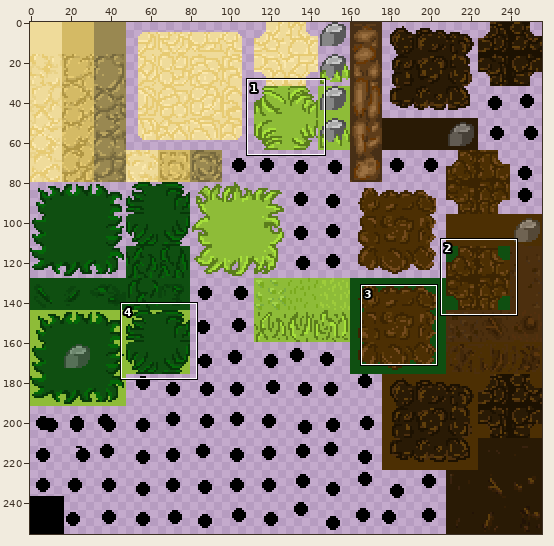
Sprite sheet: TheDarkFarm/Assets/Art/AM_Enviornment2_Tilemap_256x256.png. The first picture is a wide view before the edit; the outline marks the close-up.
Close-up. Earlier state:
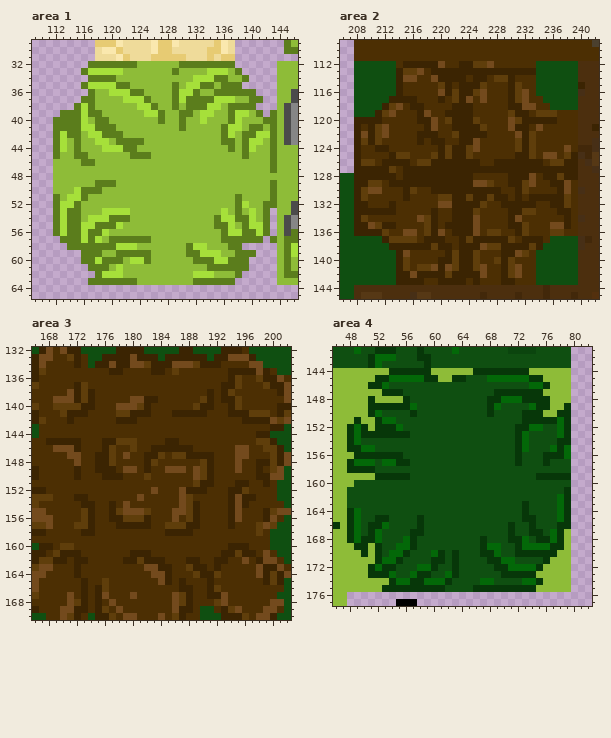
The file is 256x256 pixels. Colours within 5 levels of each other are drawn and written as one. Shown: area 1: x 109..146, y 29..65; area 2: x 206..242, y 109..145; area 3: x 166..202, y 132..170; area 4: x 46..82, y 141..177. The commit also changed other parts of the picture, which this record leaves out.
And afterwards:
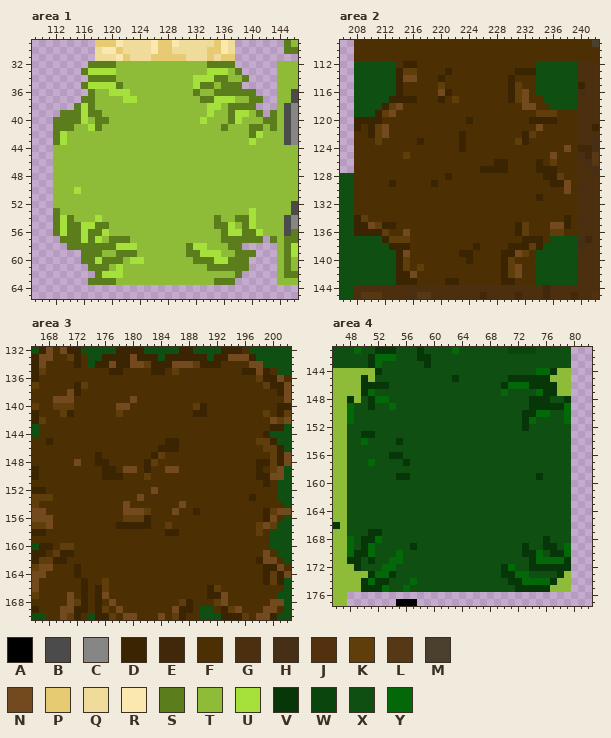
Palette (. is transparent): A #000000  B #4b4b4b  C #868686  D #3b2402  E #42280a  F #4c2f03  G #4c2f0e  H #472f16  J #53300e  K #5f3e0b  L #563815  M #4b402e  N #734a1d  P #e7cb73  Q #efdb9a  R #fae8ae  S #5b7d1c  T #8ebc38  U #a6e03a  V #073709  W #0b450e  X #0f4f11  Y #036808
From old to new:
Changed rows in their new state; - is an unchanged pixel.
Area 1:
first column x 112:
32 ---------TTT------TTTT----------
33 ---------T-------T--------------
35 ----------T------T-T------------
36 -----------TT----TTT------------
37 ------------TT---TTTT-----------
38 ------------TTT--T-TTT----------
39 -------------TTT--TT-T----------
40 ---------------T--T-------------
41 ---TT--TT---------T------TT-----
42 --TT-TTTTT--------------TT-T--TT
43 ---T--TT-TTTT-----------TT-T-T-T
44 TT-T---TTTTT-------------T-TT--T
45 T--TT------TTT-------------T---T
46 ----TT-------------------------T
47 -------------------------------T
49 ------TTT----------------------T
50 ----TTT------------------------T
51 T-TTT---------------------T----T
52 TTTT----------------------TT--TT
53 -TTT---TTTT-------------T-T---TT
54 ---T-T-TTTT-------------TT----TT
55 --------TT-------------------TTT
56 ------------------------------TT
57 -----------TTT------------------
59 ------------TT------------------
60 -------------T------------------
62 --------------------TTT---------
63 ---------TTT--------TTT---------
Area 2:
first column x 208:
112 ---------FFFF--FFFFF------------
113 ---------F-FF-FFFFFFFFF---------
114 -----------F-FFF-FF-FF----------
115 -------------F-FFFF-------------
116 --------------FFFFF-------------
117 ---------------FF-F-------------
118 --------FF----FFF-----FF--------
119 ---------FF--FFFF-----FFF-------
120 ---------FFF-FFF-F----FFF-------
121 ----------FF--FFFFF---FFF-------
122 FF-------FFF--F-FFF----F--------
123 FFF--------FF---FF-------F------
124 F--FF-------FFF-FF-----FFF------
125 F----FF----FFFFFF------FFF-F--FF
126 FFF-FFFF-FFFFFFFFF----FFFF---FFF
127 FFFFFF-FFFFFFFFFFF----FFFF---FFF
128 FFFFFF-FFFFFF-FFF-----FFFF----FF
129 FFFF--FFFFF-FFFFFFFF--FFFF------
130 FFFF---FF--FFFFFFFFFF--FF----F--
131 FF-----F----FFFFFFFFFF-F-F-FFFF-
132 FF---F------FFFFFFF--FFFFF--FFF-
133 FFFFFF-----F--FFFF----FFFF---FF-
134 ---------FFF--FFFF----FF--------
135 ----------FF-FFFFF----F---------
136 --------F-FFF-FFFF-FF-----------
137 --------F-FFF--FFFFFFFF---------
138 --------FFFFFF-FF-FFFF----------
139 -------------FF--F--------------
140 ------------FFFF-F--F-----------
141 ----------FFFFFFFFF-------------
142 ---------FFFFFFFFFF-------------
143 ---------F--F--F-F--------------
Area 3:
first column x 169:
135 -------------------------FF----
136 -------------------------FF----
137 ------------------------FFF----
138 ----FF----------------F-FF-----
139 ---FFF------FFF------FF-FFF----
140 ---FFF-----FFF--------F--FF----
141 ---FF-----FFFF---FFF-----FFFFF-
142 --F------FFF---------------FFFF
144 -----------------------------F-
145 FFFF---FFFFF-------------------
146 FFFF---FF--F--F---FF------FF---
147 --FF---FF-F--F---FFFFFF---FF---
148 --------F------------FF---F----
149 ---F--F-----------F-FFF---F----
150 ---F----------------FFF--------
151 --------------------FFF---FF---
152 ------------------FFFF---FFF---
153 ---FF-------------FF-----FFF---
154 ----FF--F----------FF----FFF---
155 ----FF--FF--------FF-----FF----
156 ----FF--FF-------F-FF----FF----
157 ---FFF-----------FFFF----F-----
158 ----FF------------FF-----------
160 -------------------------FFF---
161 ---F-------FFF----------FFFFF--
162 ---FF-----FFFFFF---FF--FF--F---
163 -------------FFFF--FFF-F-----F-
164 --------------FFF---FFFF-----F-
165 ---------------FF-F---F--------
166 ------------------FF-----------
167 -----------F-----FFF-----------
168 -----------------F-------------
Area 4:
first column x 48:
144 ----VXXXXXXXXXXXXXXXXXXXXXXYYV--
145 --V-XXXXXXXXXXX-X---XXXVVV--V---
146 --V--V----------------VYYYVV-V--
147 --VYXXXX-------------XYXXXXYVV--
148 V-X-YYXXX-----------XXXXXX---XXV
149 YXX-XXYXXX----------XX----V--VVY
150 YXXXX----X----------X------YYXXY
151 YXXXXXX-------------------YXXXXY
152 XXXXXXXX----------------X-XX--XX
153 XX--XXXXX---------------XX----XX
154 XXY----V----------------XX----XX
155 XXXX--------------------XX---XXX
156 XXXXXX------------------X---XXXX
157 XXX--XXX----------------X---X---
158 XXXX----------------------------
159 XXXXXXX---------------------XXXX
160 X-------------------------------
161 -------------------------------X
162 ------------------------------XX
163 -------------------------X----XX
164 XX-----------------------X----XX
165 XX--XX----X--------------XX---XX
166 XX-XXX----X------------X--X---XX
167 XX--V----XX------------X--XX-XXX
168 YX------XX---------X---XXX-X-XXX
169 YX-YX--XX----------XXX--XVXXV-XY
170 YV-YX-X-X---XX-X---XXX--X--YX-VY
171 VVXVXX-Y----XX-X----XXXX--VYYYYV
172 -VXXXYY---XXX--X-----X--XXV-VVVV
173 ----YYV--XXX--XX--------YYXXXXV-
174 --VYVVXXXYXXXXX----XX--VV--YYV--
175 --VVVYXXYXXXXX----XXXXXX---VV---
Changed places in both close-ups, as pixel boxes (x1, y1, x2, y2):
changed: (53, 61, 277, 285)
changed: (354, 61, 578, 285)
changed: (53, 368, 270, 606)
changed: (347, 368, 571, 592)
